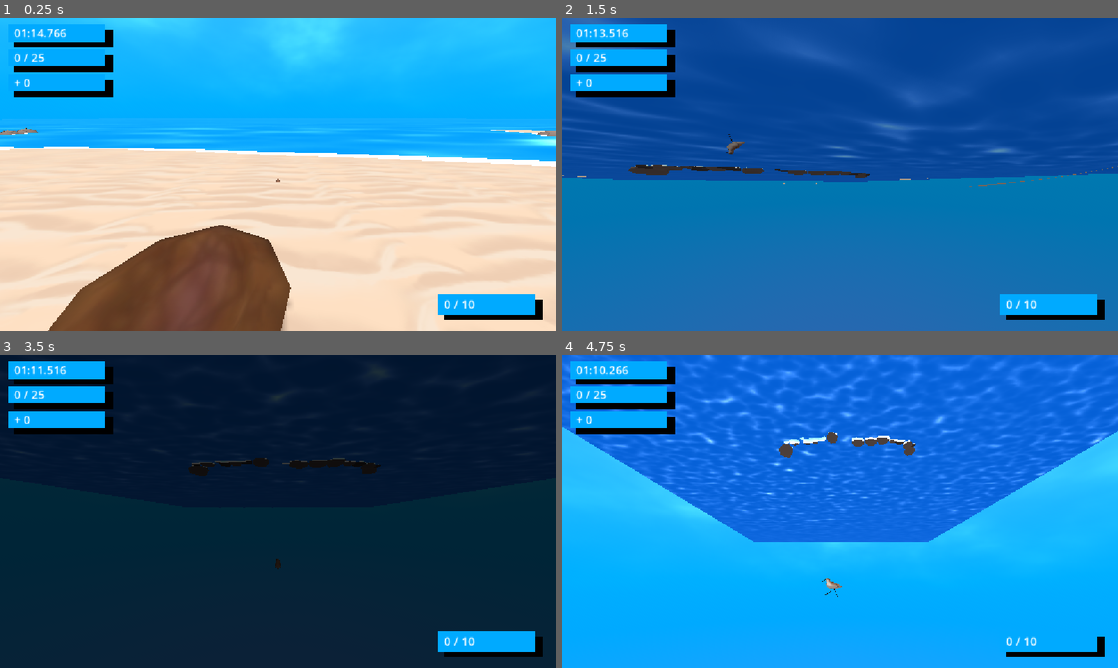
Above: before the commit, frames 1-4 (two rows, left to right).
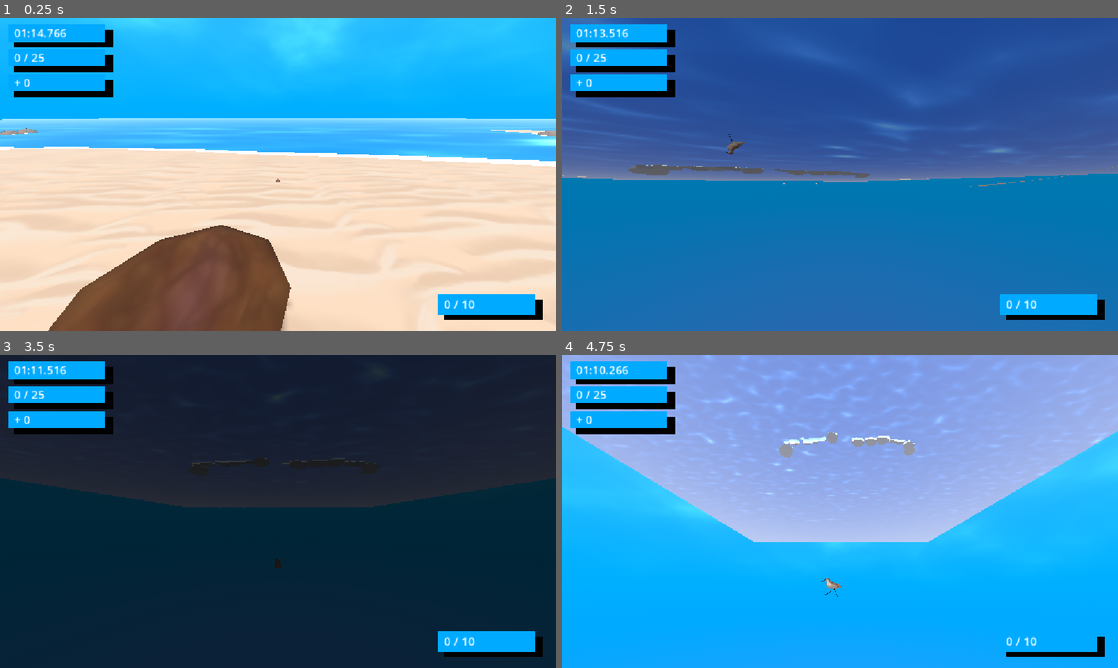
Above: after the commit, the same moments.

Repository: m-2ne-jr/treasuresoftheseaking
Game: Godot game, scene res://Scenes/Main.tscn
The game is run twice, just before and just after one commit, with the same random seed, the same clock (stepped at 60 frames per second) and the same inputs. Sound files missing from this copy of the repository are replaced by a short silence.
Inputs:
- Up to frame 1 (0.25 s): no input
- Up to frame 2 (1.5 s): hold D (move_right) 0.53-1.28 s; tap K (camera_down) at 0.6 s; hold S (move_backward) from 1.28 s (still down); tap J (camera_left) at 1.35 s
- Up to frame 3 (3.5 s): release S (move_backward) at 2.03 s; hold D (move_right) 2.03-2.78 s; tap L (camera_right) at 2.1 s; tap Enter at 2.75 s; hold W (move_forward) from 2.78 s (still down); tap I (camera_up) at 2.85 s
- Up to frame 4 (4.75 s): release W (move_forward) at 3.53 s; hold A (move_left) from 3.53 s (still down); tap X (drop_treasure) at 3.6 s; tap K (camera_down) at 4.35 s

The runs differ from the first frame. In frame 1, 11% of the frame differs, in the area x 0-100%, y 32-46%; in frame 2, 37%; in frame 3, 11%; in frame 4, 43%, in the area x 0-100%, y 0-60%.

Commit message:
Removed prints and added fog.

Diff:
--- a/Scenes/Main.tscn
+++ b/Scenes/Main.tscn
@@ -42,7 +42,10 @@
 ssao_radius = 0.5
 ssao_intensity = 5.0
 sdfgi_use_occlusion = true
-volumetric_fog_density = 0.0125
+fog_enabled = true
+fog_light_color = Color(1.0187857, 1.0715504, 1.1564326, 1)
+fog_density = 0.0041
+fog_sky_affect = 0.0
 volumetric_fog_emission = Color(1, 1, 1, 1)
 volumetric_fog_sky_affect = 0.0
 
--- a/Scripts/TreasurePool.gd
+++ b/Scripts/TreasurePool.gd
@@ -23,7 +23,6 @@
 	if treasure_pool.is_empty():
 		extend_pool(POOL_SIZE_INCREMENT)
 	var front_treasure: TreasureObject = treasure_pool.pop_front()
-	print_debug("Objects in pool: ", treasure_pool.size())
 	front_treasure.activate_object(treasure)
 	return front_treasure
 
@@ -39,4 +38,3 @@
 	treasure.global_rotation = Vector3.ZERO
 	treasure.scale = Vector3.ONE
 	treasure_pool.append(treasure)
-	print_debug("Objects in pool: ", treasure_pool.size())
